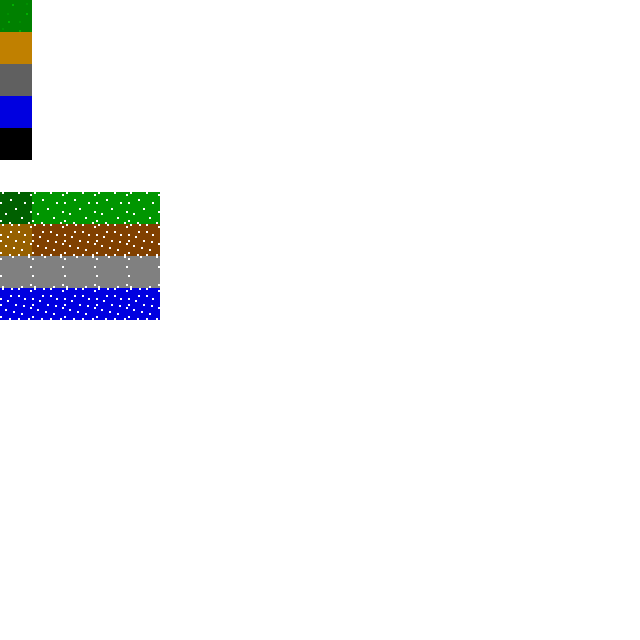
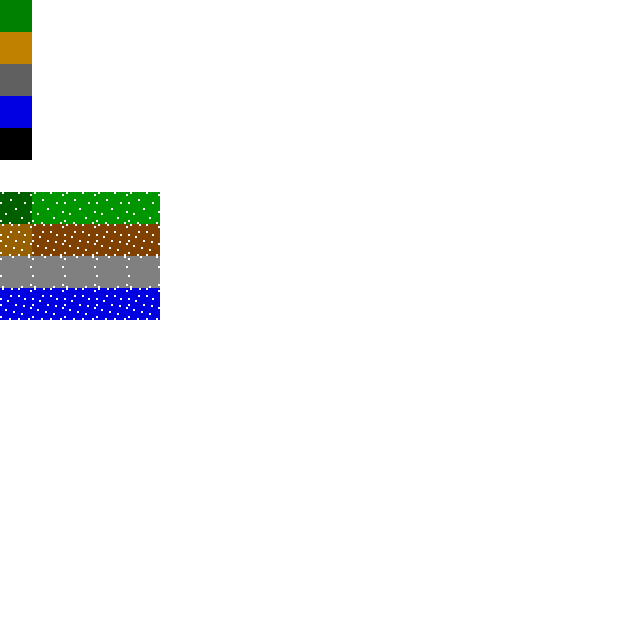
The second 640×640 image is a revision of the first. Changes to its layers:
painted on "Background" over [2, 3, 32, 32]
